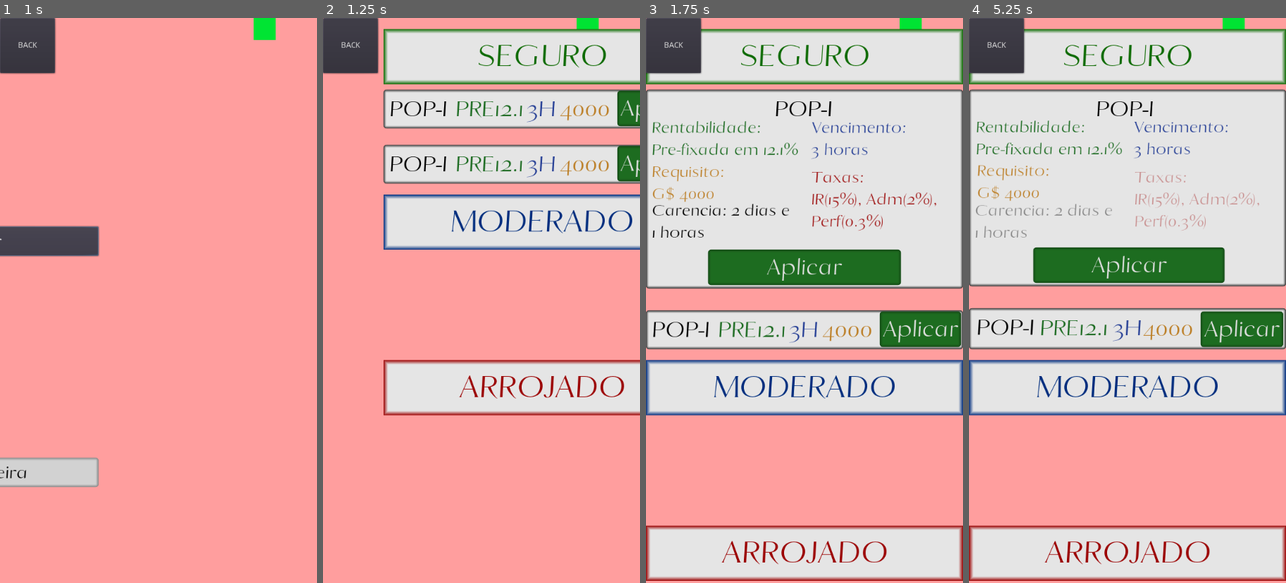
Above: before the commit, frames 1-4 (left to right).
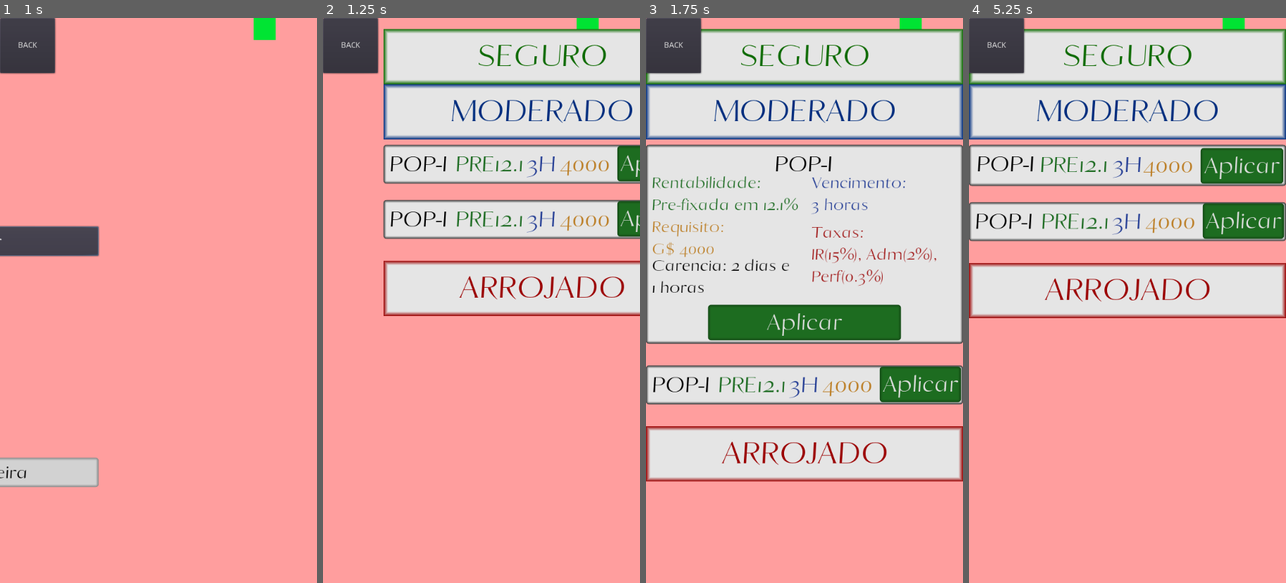
Above: after the commit, the same moments.

Repository: AndreMoukarzel/Grana-Preta
Game: Godot game, scene res://broker/Broker.tscn
Two runs of this game, one before a commit and one after it. Both use one fixed random seed, a clock stepped at 60 frames per second and the inputs below. This scene is started directly instead of the project's main scene.
Inputs:
- Up to frame 1 (1 s): click "Investir" at 0.5 s
- Up to frame 2 (1.25 s): no input
- Up to frame 3 (1.75 s): click "POP-I" at 1.25 s
- Up to frame 4 (5.25 s): click "POP-I" at 2 s; click "POP-I" at 2.75 s; click "POP-I" at 3.5 s; click "Aplicar" at 4.25 s; click "POP-I" at 5 s

Frame 1 is identical in both runs. In frame 2, 25% of the frame differs, in the area x 18-100%, y 11-71%; in frame 3, 48%; in frame 4, 51%, in the area x 0-100%, y 11-100%.

Commit message:
Make BondDisplay's positioning more dynamic

Diff:
--- a/broker/BondDisplay.gd
+++ b/broker/BondDisplay.gd
@@ -11,16 +11,32 @@
 onready var m_pos = $Moderate.rect_position.y
 onready var c_pos = $Chanceful.rect_position.y
 
+var total_height = 300
+
 
 func _ready():
 	for i in range(2):
-		var Bond = BOND_SCN.instance()
-		Bond.rect_position.y = i * 100
-		SafeBonds.add_child(Bond)
+		var Bond = add_bond(ModerBonds)
 		Bond.setup("POP-I", 12.1, "Pre-fixada", [0, 3], 4000, [2, 1], [15, 2, 0.3])
 		Bond.connect("opened", self, "bond_opened")
 		Bond.connect("closed", self, "bond_closed")
+	s_pos = $Safe.rect_position.y
+	m_pos = $Moderate.rect_position.y
+	c_pos = $Chanceful.rect_position.y
 
+
+func add_bond(parent):
+	var Bond = BOND_SCN.instance()
+	Bond.rect_position.y =  parent.get_child_count() * 100
+	parent.add_child(Bond)
+
+	if parent != ChanceBonds:
+		$Chanceful.rect_position.y += 110
+		if parent != ModerBonds:
+			$Moderate.rect_position.y += 110
+		total_height += 110
+
+	return Bond
 
 func close_all_bonds(exception = null):
 	for child in $Safe/Bonds.get_children():
--- a/broker/BondDisplay.tscn
+++ b/broker/BondDisplay.tscn
@@ -61,9 +61,9 @@
 margin_bottom = 150.0
 
 [node name="Moderate" type="Panel" parent="."]
-margin_top = 300.0
+margin_top = 100.0
 margin_right = 576.0
-margin_bottom = 400.0
+margin_bottom = 200.0
 custom_styles/panel = SubResource( 3 )
 
 [node name="Label" type="Label" parent="Moderate"]
@@ -81,9 +81,9 @@
 margin_bottom = 150.0
 
 [node name="Chanceful" type="Panel" parent="."]
-margin_top = 600.0
+margin_top = 200.0
 margin_right = 576.0
-margin_bottom = 700.0
+margin_bottom = 300.0
 custom_styles/panel = SubResource( 4 )
 
 [node name="Label" type="Label" parent="Chanceful"]
--- a/broker/bond/Bond.gd
+++ b/broker/bond/Bond.gd
@@ -19,7 +19,6 @@
 
 
 func setup(bond_name : String, rentability : float, rentability_type : String, expiration : Array, min_investment : int, min_time : Array, taxes : Array):
-#	rect_size = Vector2(get_parent().rect_size.x, 70)
 	self.bond_name = bond_name
 	self.rentability = rentability
 	self.rentability_type = rentability_type
